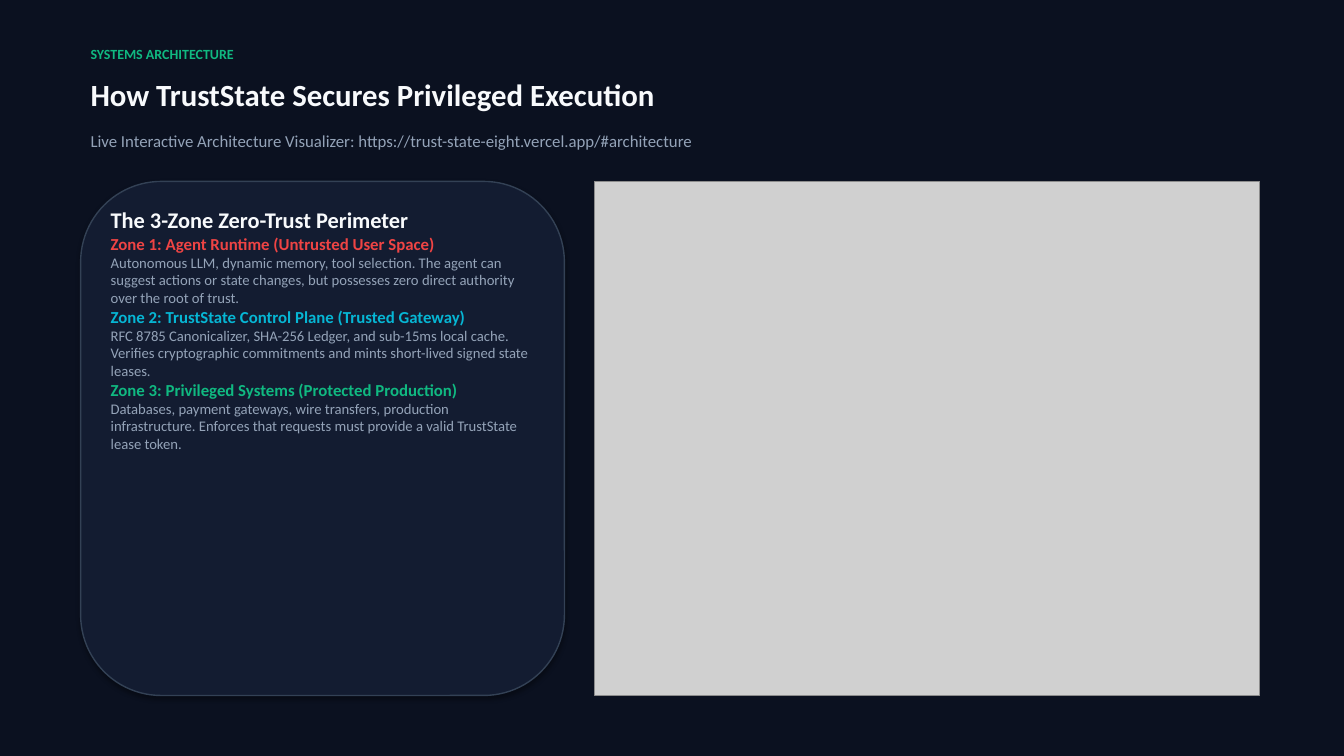
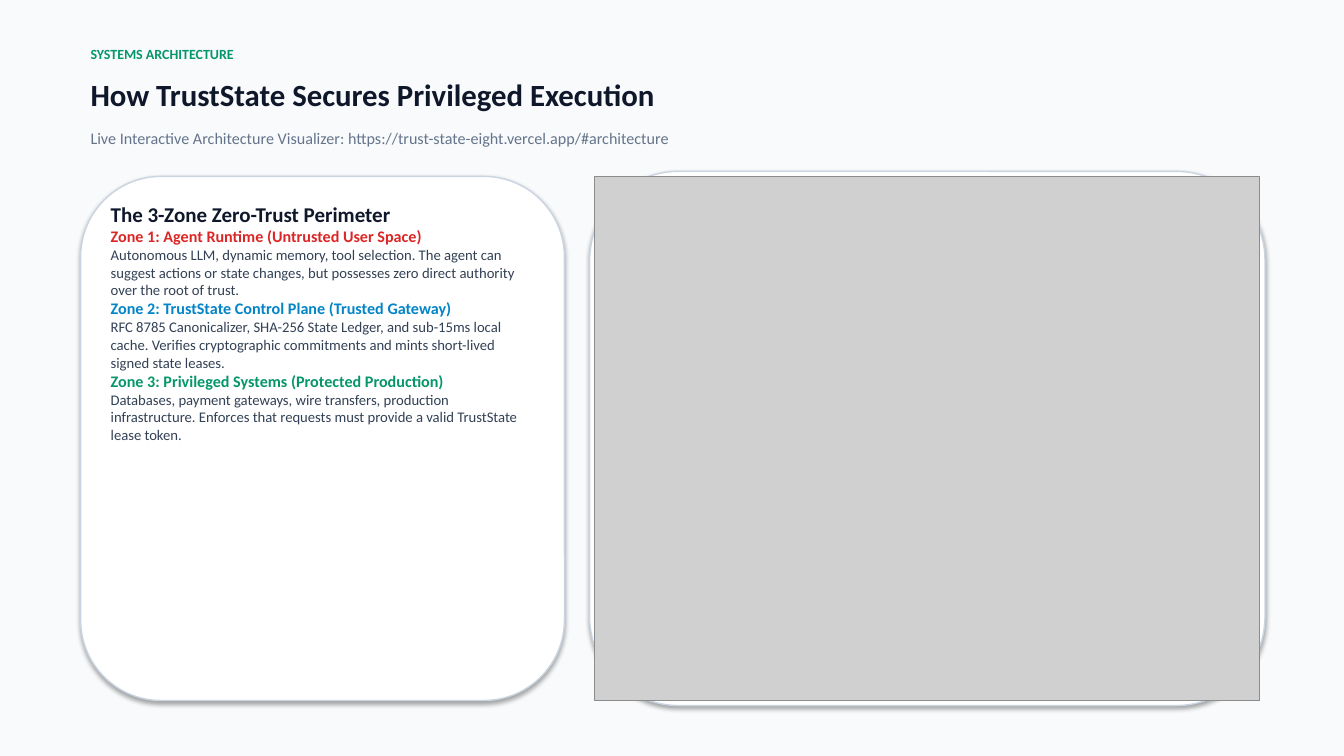
Before and after one commit to Sohan9022/TrustState, a slide deck: slide 4 of TrustState_Executive_Presentation.pptx. Drawn at 1344x756 pixels with LibreOffice and Linux fonts; fonts in the diff are those of the drawing; grey boxes stand for pictures. Boxes give left, top, right and bottom in pixels: in the first picture for what was removed or moved away, otherwise in the second. Text is boxed around its words. In the diff, an @@ line names an element or a change of style, - is before the commit and + after.

Commit message:
fix: auto-navigate to console on tour simulations, refine navbar layout, and update pitch deck to executive light theme

```diff
--- a/TrustState_Executive_Presentation.pptx
+++ b/TrustState_Executive_Presentation.pptx
@@ rectangle at (x1=0, y1=0, x2=1344, y2=756): fill #0B1120 to #F8FAFC @@
@@ text "SYSTEMS ARCHITECTURE" at (x1=91, y1=50, x2=234, y2=59): text colour #10B981 to #059669 @@
@@ text "How TrustState Secures Privileged Execution" at (x1=91, y1=84, x2=654, y2=112): text colour #F8FAFC to #0F172A @@
@@ text "Live Interactive Architecture Visualizer: https://trust-stat ..." at (x1=91, y1=133, x2=669, y2=147): size 12 to 11.5 pt, text colour #94A3B8 to #64748B @@
@@ rounded rectangle resized from (x1=81, y1=181, x2=565, y2=696) to (x1=81, y1=176, x2=565, y2=701) @@
@@ rounded rectangle at (x1=81, y1=176, x2=565, y2=701): fill #131C31 to #FFFFFF; outline #334155 1 pt to #CBD5E1 1 pt @@
@@ rounded rectangle added at (x1=590, y1=171, x2=1265, y2=706), fill #FFFFFF, outline #CBD5E1 1 pt @@
@@ picture resized from (x1=595, y1=181, x2=1260, y2=696) to (x1=595, y1=176, x2=1260, y2=701) @@
@@ text at (x1=111, y1=207, x2=517, y2=440): size 16 to 15 pt, text colour #F8FAFC to #0F172A in "The 3-Zone Zero-Trust Perimeter"; size 12 to 11.5 pt in "Zone 1: Agent Runtime (Untrusted User Space)", "Zone 2: TrustState Control Plane (Trusted Gateway)", "Zone 3: Privileged Systems (Protected Production)"; text colour #EF4444 to #DC2626 in "Zone 1: Agent Runtime (Untrusted User Space)"; text colour #94A3B8 to #334155 in "Autonomous LLM, dynamic memory, tool selection. The ...", "Databases, payment gateways, wire transfers, production infr ..."; text colour #06B6D4 to #0284C7 in "Zone 2: TrustState Control Plane (Trusted Gateway)"; text colour #10B981 to #059669 in "Zone 3: Privileged Systems (Protected Production)" @@
@@ text at (x1=111, y1=321, x2=501, y2=371): text changed; text colour #94A3B8 to #334155 @@
-RFC 8785 Canonicalizer, SHA-256 Ledger, and sub-15ms local cache. Verifies cryptographic commitments and mints short-lived signed state leases.
+RFC 8785 Canonicalizer, SHA-256 State Ledger, and sub-15ms local cache. Verifies cryptographic commitments and mints short-lived signed state leases.
```
Also in this commit, not shown: 7 other slides changed, 6 other files.
